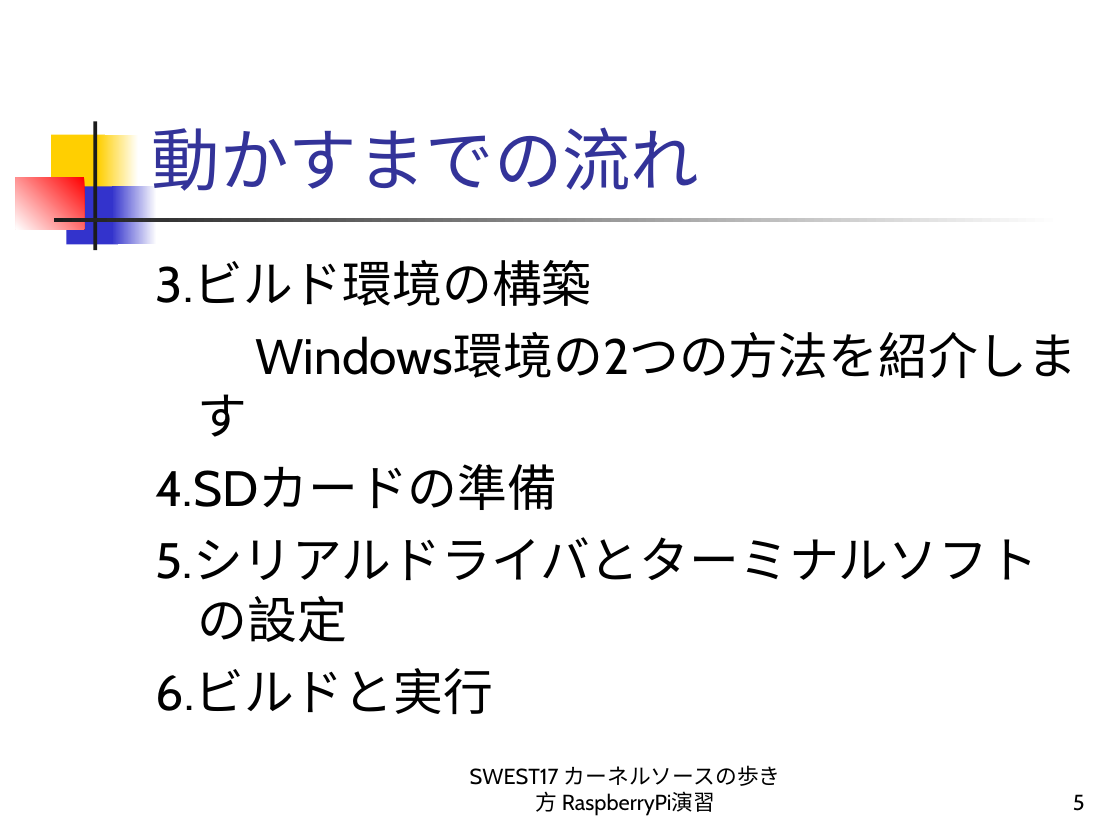
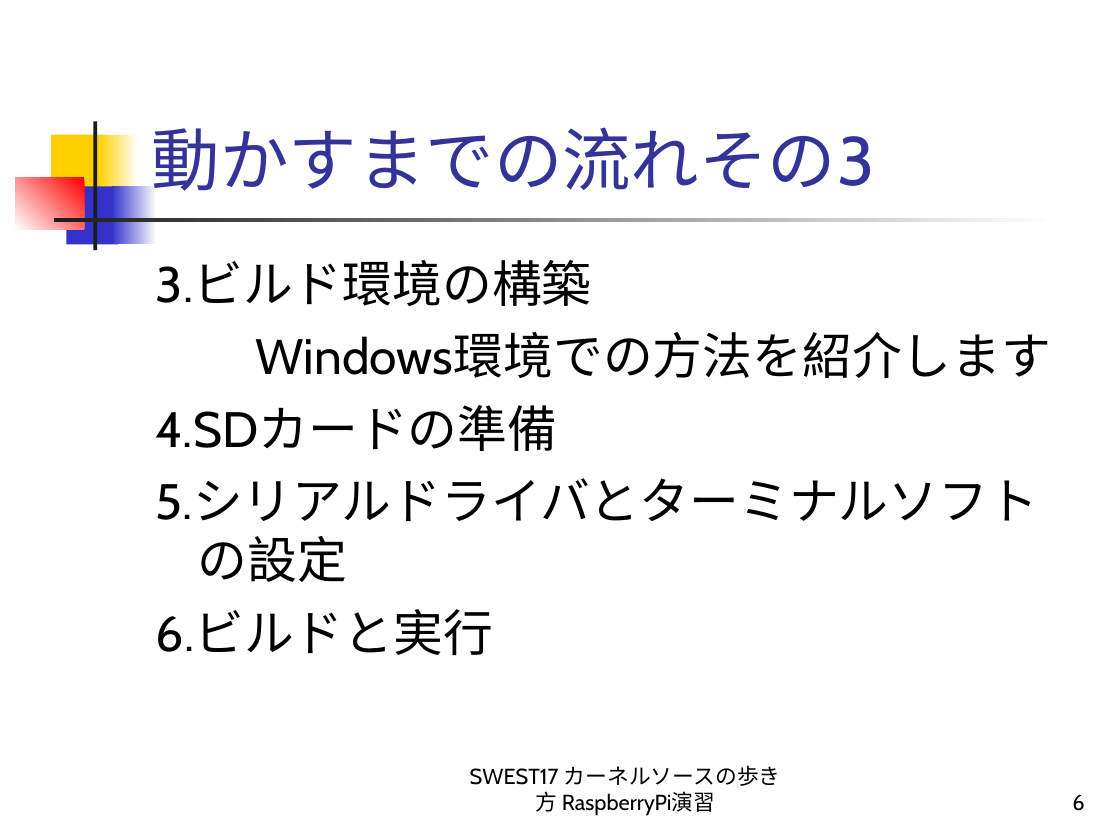
Before and after one commit to alvstakahashi/RPI-SHRINK-SSP-FULL, a slide deck: slide 6 of カーネルソースの歩き方 RaspberryPi演習.ppt (slide 5 before the commit). Drawn at 1120x840 pixels with LibreOffice and Linux fonts; fonts in the diff are those of the drawing. Boxes give left, top, right and bottom in pixels: in the first picture for what was removed or moved away, otherwise in the second. Text is boxed around its words. In the diff, an @@ line names an element or a change of style, - is before the commit and + after.

```diff
--- a/カーネルソースの歩き方 RaspberryPi演習.ppt
+++ b/カーネルソースの歩き方 RaspberryPi演習.ppt
@@ title at box(152, 127, 874, 191): text changed @@
-動かすまでの流れ
+動かすまでの流れその3
@@ text at box(256, 333, 1052, 378): text changed @@
-Windows環境の2つの方法を紹介します
+Windows環境での方法を紹介します
@@ page number at box(1072, 795, 1084, 811): text changed @@
-5
+6
```
Also in this commit, not shown: 23 other slides changed, 1 slide added.
